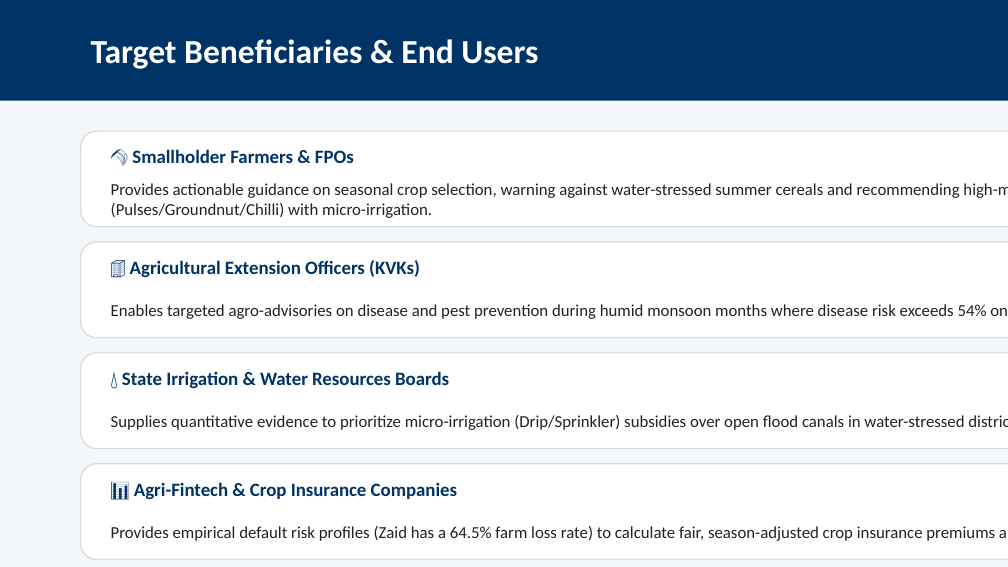
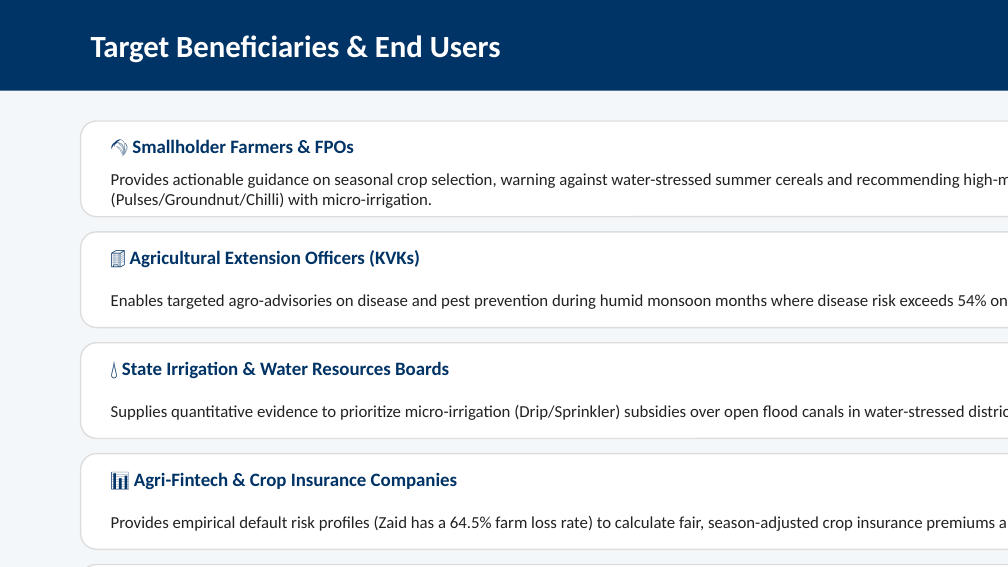
Before and after one commit to ocotpi/Seasonal-Agriculture-Performance-Analysis, a slide deck: slide 4 of Seasonal_Agriculture_Performance_Analysis_Presentation.pptx. Drawn at 1008x567 pixels with LibreOffice and Linux fonts; fonts in the diff are those of the drawing. Boxes give left, top, right and bottom in pixels: in the first picture for what was removed or moved away, otherwise in the second. Text is boxed around its words. In the diff, an @@ line names an element or a change of style, - is before the commit and + after.

```diff
--- a/Seasonal_Agriculture_Performance_Analysis_Presentation.pptx
+++ b/Seasonal_Agriculture_Performance_Analysis_Presentation.pptx
@@ rectangle: place and size @@
-rectangle at (0, 0, 1008, 101)
+rectangle at (0, 0, 1008, 91)
@@ text "Target Beneficiaries & End Users" at (91, 35, 501, 63): size 24 to 22 pt @@
@@ 8 texts, 4 rounded rectangles: place and size @@
-8 texts, 4 rounded rectangles at (81, 131, 1008, 559)
+8 texts, 4 rounded rectangles at (81, 121, 1008, 549)
@@ rounded rectangle added at (81, 564, 1008, 567), fill #FFFFFF, outline #DDDDDD 1 pt @@
```
Also in this commit, not shown: 10 other slides changed, 3 slides added, 3 slides removed, 1 other file.
